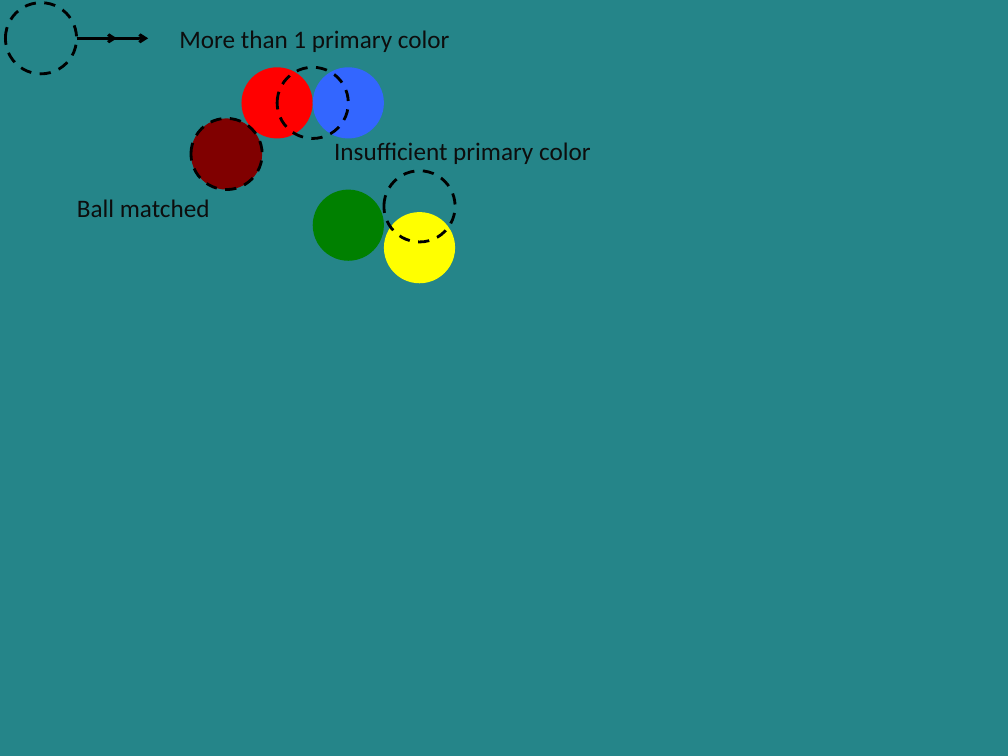
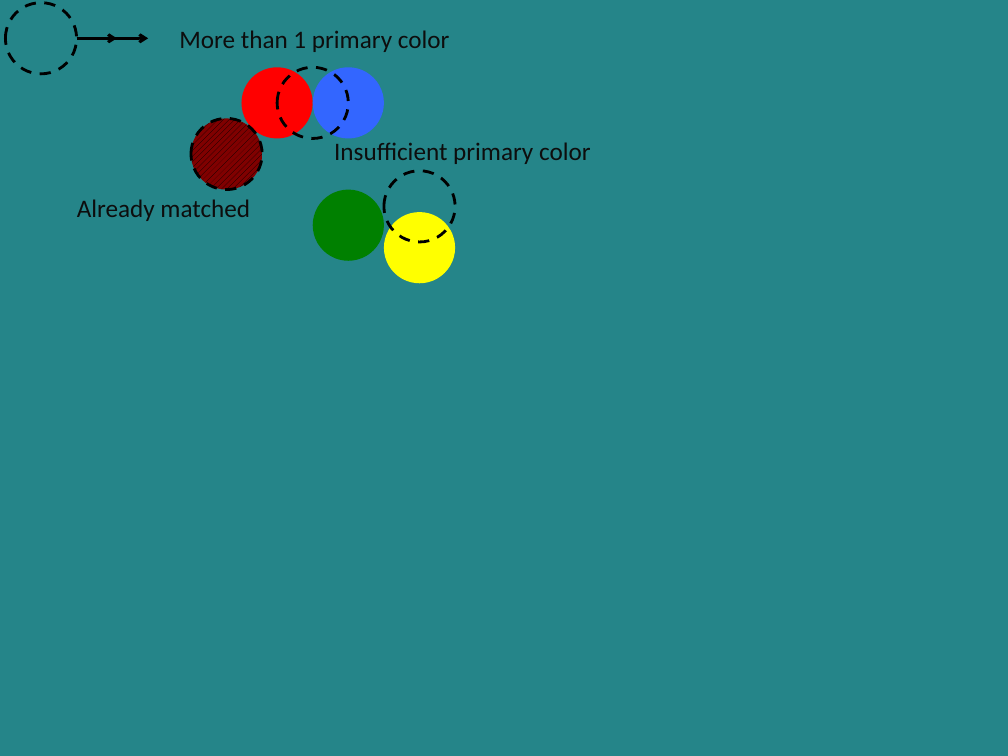
Before and after one commit to baekdahl/hyggekaffe, a slide deck: slide 1 of rapport/images/ballfind.pptx. Drawn at 1008x756 pixels with LibreOffice and Linux fonts; fonts in the diff are those of the drawing. Boxes give left, top, right and bottom in pixels: in the first picture for what was removed or moved away, otherwise in the second. Text is boxed around its words. In the diff, an @@ line names an element or a change of style, - is before the commit and + after.

Commit message:
More ball find

```diff
--- a/rapport/images/ballfind.pptx
+++ b/rapport/images/ballfind.pptx
@@ ellipse at <box>191,118,262,190</box>: fill #800000 to pattern #000000 on #800000 @@
@@ text at <box>77,199,250,221</box>: text changed @@
-Ball matched
+Already matched
```
Also in this commit, not shown: 1 other file.
